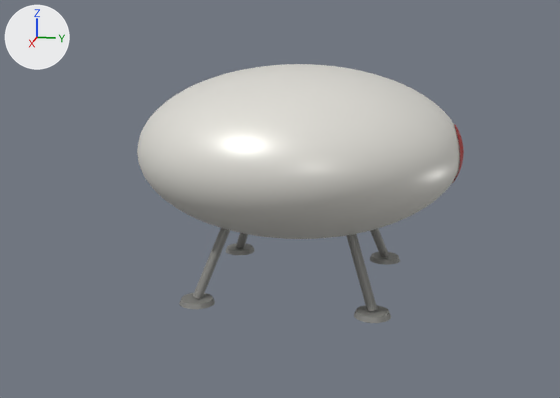
The glTF model public/models/ufoathome-socorro-craft/craft.gltf: old version first, new version second.
Rendered twice from a camera (50 mm lens) standing at (7.97, 1.39, 2.89) and looking at (0.14, -0.18, 0.94). Lighting does not change. The marker at upper left points along +X, +Y and +Z. The picture after the commit comes second. Vertices at exactly the same position are counted once.

Objects in the first picture: 'hull', 'insignia', 'leg-1', 'leg-2', 'leg-3', 'leg-4', 'pad-2', 'pad-3', 'pad-4' and 1 more.
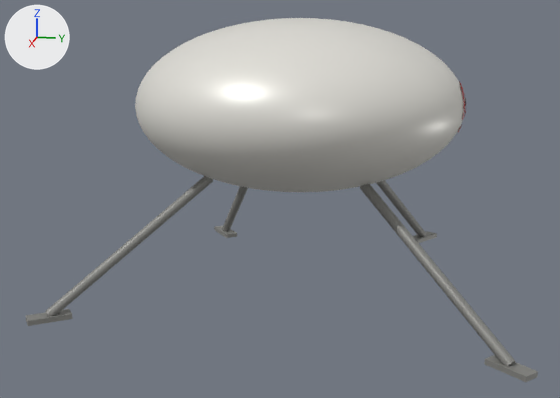
The edits, one by one:
me_hull is used by ob_hull; location (0.0, 0.0, 0.0).
me_hull had 2017 vertices, 3968 faces and spanned x -1.68..1.68, y -1.68..1.68, z 0.6..2.33.
me_hull now has 2017 vertices, 3968 faces and spans x -1.68..1.68, y -1.68..1.68, z 1.07..2.8.
me_hull part 1: the whole mesh is moved by (0.0, 0.0, 0.47).
me_insignia is used by ob_insignia; location (0.0, 0.0, 0.0).
me_insignia had 577 vertices, 1104 faces and spanned x -0.37..0.37, y 1.584..1.688, z 1.165..1.765.
me_insignia now has 246 vertices, 218 faces and spans x -0.337..0.339, y 1.596..1.688, z 1.684..2.188.
me_insignia part 2: 577 vertices removed from x -0.37..0.37, y 1.584..1.688, z 1.165..1.765; 246 vertices added at x -0.337..0.339, y 1.596..1.688, z 1.684..2.188.
me_leg_1 is used by ob_leg_1; location (0.0, 0.0, 0.0).
me_leg_1 had 26 vertices, 48 faces and spanned x 0.589..0.931, y -0.931..-0.589, z 0.028..0.757.
me_leg_1 now has 26 vertices, 48 faces and spans x -1.633..-0.742, y -1.303..-0.575, z 0.018..1.272.
me_leg_1 part 3: 26 of 26 vertices moved; they spanned x 0.589..0.931, y -0.931..-0.589, z 0.028..0.757 and now span x -1.633..-0.742, y -1.303..-0.575, z 0.018..1.272; mean shift (-1.947, -0.179, 0.253).
me_leg_2 is used by ob_leg_2; location (0.0, 0.0, 0.0).
me_leg_2 had 26 vertices, 48 faces and spanned x -0.931..-0.589, y -0.931..-0.589, z 0.028..0.757.
me_leg_2 now has 26 vertices, 48 faces and spans x -1.874..-0.775, y 0.535..1.35, z 0.014..1.276.
me_leg_2 part 4: 26 of 26 vertices moved; they spanned x -0.931..-0.589, y -0.931..-0.589, z 0.028..0.757 and now span x -1.874..-0.775, y 0.535..1.35, z 0.014..1.276; mean shift (-0.564, 1.703, 0.253).
me_pad_2 is used by ob_pad_2; location (0.0, 0.0, 0.0).
me_pad_2 had 42 vertices, 80 faces and spanned x -1.064..-0.704, y -1.064..-0.704, z 0.0..0.05.
me_pad_2 now has 8 vertices, 12 faces and spans x -2.045..-1.623, y 1.125..1.485, z 0.0..0.05.
me_pad_2 part 5: 42 vertices removed from x -1.064..-0.704, y -1.064..-0.704, z 0.0..0.05.
me_pad_2 part 6: 8 vertices added at x -2.045..-1.623, y 1.125..1.485, z 0.0..0.05.
me_leg_3 is used by ob_leg_3; location (0.0, 0.0, 0.0).
me_leg_3 had 26 vertices, 48 faces and spanned x -0.931..-0.589, y 0.589..0.931, z 0.028..0.757.
me_leg_3 now has 26 vertices, 48 faces and spans x 0.619..1.878, y 0.714..2.132, z 0.009..1.281.
me_leg_3 part 7: 26 of 26 vertices moved; they spanned x -0.931..-0.589, y 0.589..0.931, z 0.028..0.757 and now span x 0.619..1.878, y 0.714..2.132, z 0.009..1.281; mean shift (2.009, 0.663, 0.253).
me_pad_3 is used by ob_pad_3; location (0.0, 0.0, 0.0).
me_pad_3 had 42 vertices, 80 faces and spanned x -1.064..-0.704, y 0.704..1.064, z 0.0..0.05.
me_pad_3 now has 8 vertices, 12 faces and spans x 1.646..2.03, y 1.89..2.298, z 0.0..0.05.
me_pad_3 part 8: 42 vertices removed from x -1.064..-0.704, y 0.704..1.064, z 0.0..0.05.
me_pad_3 part 9: 8 vertices added at x 1.646..2.03, y 1.89..2.298, z 0.0..0.05.
me_leg_4 is used by ob_leg_4; location (0.0, 0.0, 0.0).
me_leg_4 had 26 vertices, 48 faces and spanned x 0.589..0.931, y 0.589..0.931, z 0.028..0.757.
me_leg_4 now has 26 vertices, 48 faces and spans x 0.552..1.629, y -2.179..-0.767, z 0.01..1.28.
me_leg_4 part 10: 26 of 26 vertices moved; they spanned x 0.589..0.931, y 0.589..0.931, z 0.028..0.757 and now span x 0.552..1.629, y -2.179..-0.767, z 0.01..1.28; mean shift (0.33, -2.233, 0.253).

What differs and where, as boxes [x1, y1, x2, y2] in the pictures (560 x 398 px):
'hull', moved
    before: [137, 64, 460, 239]
    after: [135, 18, 465, 192]
'leg-4', reshaped (442% wider, 78% taller)
    before: [347, 234, 377, 312]
    after: [46, 176, 213, 316]
'leg-3', reshaped
    before: [370, 229, 389, 257]
    after: [360, 184, 516, 366]
'leg-1', reshaped
    before: [193, 228, 230, 299]
    after: [222, 186, 248, 231]
'pad-3', reshaped
    before: [370, 252, 400, 265]
    after: [484, 355, 538, 382]
'leg-2', reshaped
    before: [236, 233, 248, 248]
    after: [377, 180, 426, 237]
'pad-2', reshaped
    before: [225, 243, 255, 255]
    after: [413, 231, 437, 243]
'insignia', reshaped
    before: [452, 125, 464, 183]
    after: [458, 82, 466, 132]
part 5 of me_pad_2, deleted
    before: [225, 243, 255, 255]
part 6 of me_pad_2, added
    after: [413, 231, 437, 243]
part 8 of me_pad_3, deleted
    before: [370, 252, 400, 265]
part 9 of me_pad_3, added
    after: [484, 355, 538, 382]
